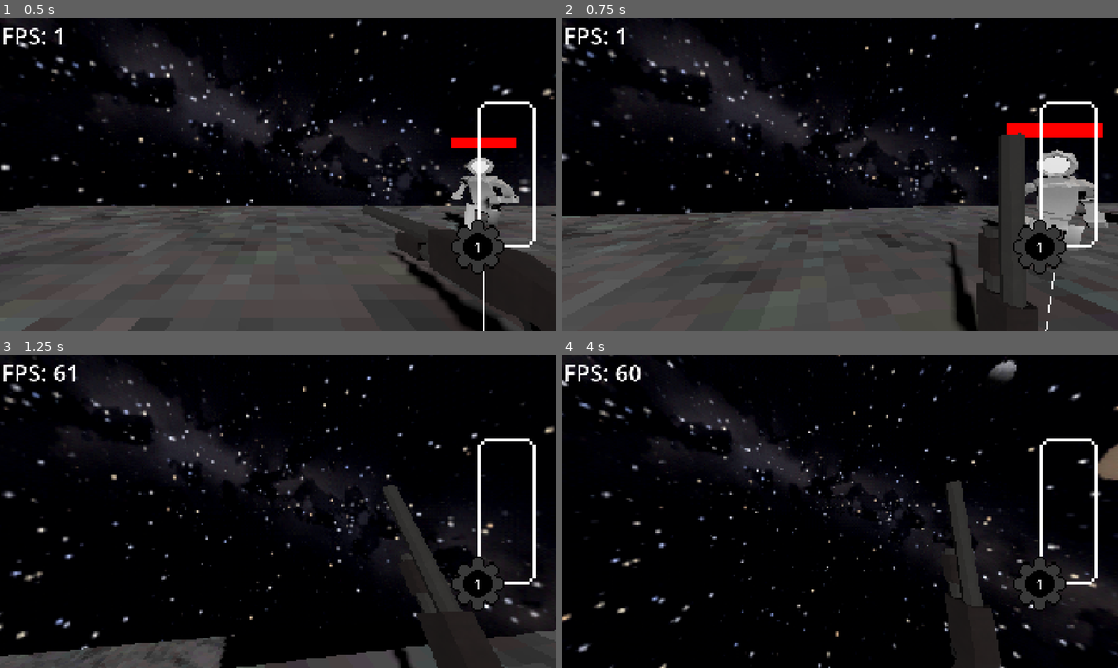
Above: before the commit, frames 1-4 (two rows, left to right).
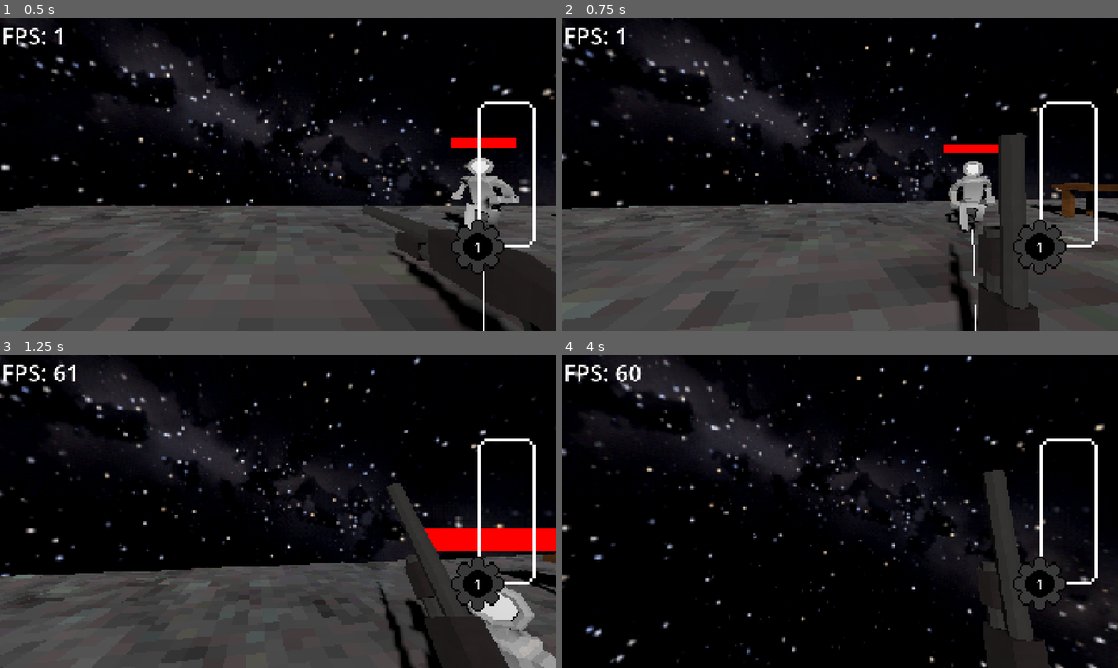
Above: after the commit, the same moments.

Repository: TheM0RSE/GameOff2026
Game: Godot game, scene res://Scenes/Main.tscn
Two runs of this game, one before a commit and one after it. Both use one fixed random seed, a clock stepped at 60 frames per second and the inputs below.
Inputs (mouse positions are in pixels of both pictures, inside the frame that each line leads up to):
- Up to frame 1 (0.5 s): no input
- Up to frame 2 (0.75 s): move the mouse to (867, 174) at 0.52 s; hold W (up) from 0.53 s (still down); click (867, 174) at 0.6 s
- Up to frame 3 (1.25 s): keep holding W (up); tap Space (jump) at 0.77 s
- Up to frame 4 (4 s): keep holding W (up); move the mouse to (812, 511) at 1.27 s; tap Shift (Dash) at 1.35 s; tap Space (jump) at 1.52, 3.02, 3.77 s; click (812, 511) at 1.55 s; move the mouse to (851, 505) at 2.02 s; hold Ctrl (Slide) 2.03-2.78 s; click (851, 505) at 2.3 s; move the mouse to (834, 517) at 2.77 s; click (834, 517) at 2.85 s; move the mouse to (878, 514) at 3.52 s; click (878, 514) at 3.6 s

Frame 1 is identical in both runs. In frame 2, 9.8% of the frame differs, in the area x 0-100%, y 0-100%; in frame 3, 30%; in frame 4, 13%.

Commit message:
Added recoil for the shotgun

Diff:
--- a/Entities/Player/Player.gd
+++ b/Entities/Player/Player.gd
@@ -120,6 +120,7 @@
 		if new_weapon is Weapon:
 			current_weapon = new_weapon
 			new_weapon.camera = camera
+			new_weapon.player = self
 		weapon_point.add_child(current_weapon)
 
 func _unhandled_input(event):
--- a/Weapons/Shotgun/Shotgun.tscn
+++ b/Weapons/Shotgun/Shotgun.tscn
@@ -46,6 +46,7 @@
 animation_player = NodePath("AnimationPlayer")
 damage = 40
 shoot_rate = 1.0
+recoil_force = 20
 
 [node name="Model" parent="." unique_id=1291959369 instance=ExtResource("1_tqfqr")]
 transform = Transform3D(0.14999999, 0, 0, 0, 0.14999999, 0, 0, 0, 0.14999999, 0, 0, 0)
--- a/Weapons/WeaponScript.gd
+++ b/Weapons/WeaponScript.gd
@@ -3,11 +3,14 @@
 
 @export var shoot_sfx : AudioStreamPlayer3D
 @export var animation_player : AnimationPlayer
-@export var camera : Camera3D
+
+var camera : Camera3D
+var player : CharacterBody3D
 
 @export var damage = 20
-@export var shoot_rate = 0.2 # Gun delay
-var shoot_rate_timer = 0.0
+@export var shoot_rate := 0.2 # Gun delay
+var shoot_rate_timer := 0.0
+@export var recoil_force := 0
 
 const RAY_LENGTH = 1000 # Shooting length
 
@@ -19,13 +22,12 @@
 	var mouse_pos = get_viewport().get_mouse_position()
 	var ray_from = camera.project_ray_origin(mouse_pos)
 	var ray_to = camera.project_ray_normal(mouse_pos) * RAY_LENGTH
+	var aim_direction = (ray_to - ray_from).normalized()
 	var space_state = get_world_3d().direct_space_state
 	var query = PhysicsRayQueryParameters3D.create(ray_from, ray_to)
 	query.collision_mask = 3
 	query.collide_with_areas = true
 	var collision = space_state.intersect_ray(query)
-
-
 	if collision:
 		var coll_position = collision["position"] # Get the intersect point of the first collision
 
@@ -33,12 +35,16 @@
 		if hit.owner.has_method("take_damage"):
 			hit.owner.take_damage(hit, damage)
 
+
 		# TESTING (CREATES BOX WHERE MOUSE IS POINTED)
 		var box = CSGBox3D.new()
 		box.size = Vector3(.1, .1, .1)
 		box.position = coll_position
 		get_tree().current_scene.add_child(box)
 		# TESTING
+
+	if recoil_force != 0.0: # If there is recoil_force
+			player.velocity += -aim_direction * recoil_force # Apply recoil
 
 	shoot_rate_timer = shoot_rate
 	if shoot_sfx:
